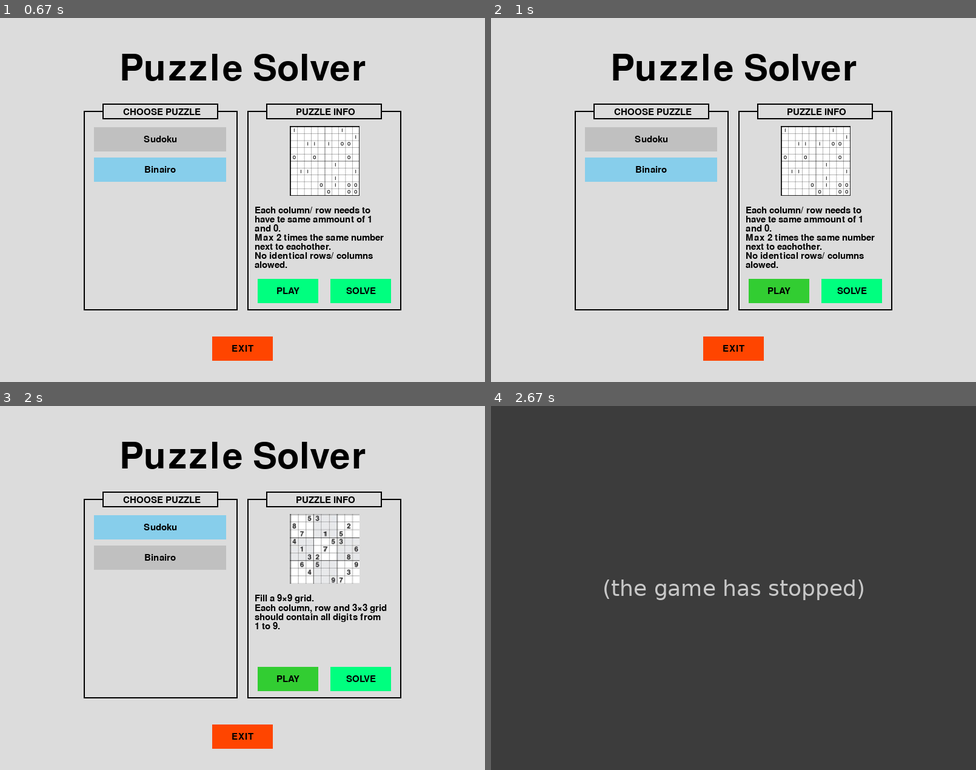
Above: before the commit, frames 1-4 (two rows, left to right).
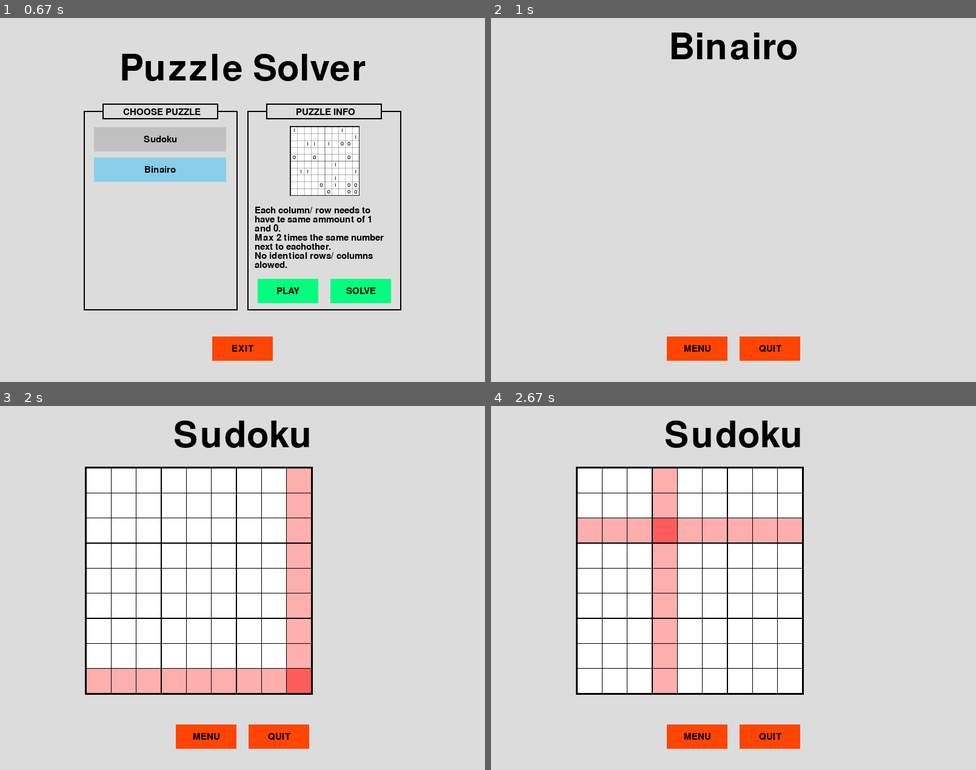
Above: after the commit, the same moments.

Repository: ChristopheVdE/Puzzle-solver
Game: pygame game, started from Application/Pygame/MainMenu.py
Two runs of this game, one before a commit and one after it. Both use one fixed random seed, a clock stepped at 60 frames per second and the inputs below.
Inputs (mouse positions are in pixels of both pictures, inside the frame that each line leads up to):
- Up to frame 1 (0.67 s): click "Binairo" at 0.38 s
- Up to frame 2 (1 s): click "PLAY" at 0.72 s
- Up to frame 3 (2 s): press the mouse at (203, 737) at 1.03 s; move the mouse to (189, 624) at 1.13 s; release the mouse at (174, 511) at 1.27 s; press the mouse at (160, 526) at 1.37 s; move the mouse to (179, 588) at 1.47 s; release the mouse at (194, 646) at 1.6 s; click "PLAY" at 1.72 s
- Up to frame 4 (2.67 s): press the mouse at (588, 580) at 2.03 s; move the mouse to (728, 649) at 2.13 s; release the mouse at (869, 719) at 2.27 s; press the mouse at (588, 580) at 2.37 s; move the mouse to (631, 555) at 2.47 s; release the mouse at (670, 529) at 2.6 s

Frame 1 is identical in both runs. In frame 2, 14% of the frame differs, in the area x 17-83%, y 4-95%; in frame 3, 36%; in frame 4, 100%, in the area x 0-100%, y 0-100%.
Before the commit the program exited at 2.13 s; later frames show no game.

Commit message:
menu to classe (part3)
Done

Diff:
--- a/Application/Pygame/MainMenu.py
+++ b/Application/Pygame/MainMenu.py
@@ -9,6 +9,7 @@
 import os
 import pygame
 from Menu import Button, CenteredText, MultiLineText, Submenu
+import time
 # ==========================================================================================================
 
 # FUNCTIONS ================================================================================================
@@ -61,11 +62,11 @@
 
 # MAIN MENU =================================================================================================
 def MainMenu():
+    #time.sleep(0.1)
     menu = True
     # if button was Pressed
     SudokuSelected = False
     BinairoSelected = False
-
 # MAIN LOOP ------------------------------------------------------------------------------------------------
     while menu:
         for event in pygame.event.get():
@@ -79,7 +80,6 @@
     # Title
         MenuTitle = CenteredText("Puzzle Solver", TitleFont, black, ScreenWidth/2, ScreenHeight/7)
         MenuTitle.render(Screen)
-
 # [SUBMENU] CHOOSE PUZZLE ----------------------------------------------------------------------------------
     # Title
         PuzzleType = Submenu(Screen, 140, ScreenHeight/7 + 70, 250, 325, black, BackgroundColor)
@@ -93,7 +93,6 @@
         Binairo = Button(Screen, 155, ScreenHeight / 7 + 145, 218, 40, ButtonColor, HighlightColor, BinairoSelected)
         Binairo.render(mouse)
         Binairo.text(ButtonFont, black, "Binairo")
-
 # [SUBMENU] PUZZLE INFO ------------------------------------------------------------------------------------
     # GENERAL ----------------------------------------------------------------------------------------------
         PuzzleInfo = Submenu(Screen, 140 + 270, ScreenHeight/7 + 70, 250, 325, black, BackgroundColor)
@@ -113,12 +112,12 @@
             Play.render(mouse)
             Play.text(ButtonFont, black, "PLAY")
             SelectedGame = Play.functionality(mouse, click, ActivateGameLoop("SudokuPlay"))
+            if SelectedGame: return SelectedGame
         # Solve button
-            Play = Button(Screen, PuzzleInfo.X + 135, PuzzleInfo.Y + PuzzleInfo.Height - 50, 100, 40, Playbutton, PlayHighlight)
-            Play.render(mouse)
-            Play.text(ButtonFont, black, "SOLVE")
-            SelectedGame = Play.functionality(mouse, click, ActivateGameLoop("SudokuSolve"))
-        # Return SelectedGame
+            Solve = Button(Screen, PuzzleInfo.X + 135, PuzzleInfo.Y + PuzzleInfo.Height - 50, 100, 40, Playbutton, PlayHighlight)
+            Solve.render(mouse)
+            Solve.text(ButtonFont, black, "SOLVE")
+            SelectedGame = Solve.functionality(mouse, click, ActivateGameLoop("SudokuSolve"))
             if SelectedGame: return SelectedGame
     # PUZZLE INFO: BINAIRO ---------------------------------------------------------------------------------
         # Sudoku button activation
@@ -134,14 +133,13 @@
             Play.render(mouse)
             Play.text(ButtonFont, black, "PLAY")
             SelectedGame = Play.functionality(mouse, click, ActivateGameLoop("BinairoPlay"))
+            if SelectedGame: return SelectedGame
         # Solve button
-            Play = Button(Screen, PuzzleInfo.X + 135, PuzzleInfo.Y + PuzzleInfo.Height - 50, 100, 40, Playbutton, PlayHighlight)
-            Play.render(mouse)
-            Play.text(ButtonFont, black, "SOLVE")
-            SelectedGame = Play.functionality(mouse, click, ActivateGameLoop("BinairoSolve"))
-        # Return SelectedGame
-            if SelectedGame: return SelectedGame
-
+            Solve = Button(Screen, PuzzleInfo.X + 135, PuzzleInfo.Y + PuzzleInfo.Height - 50, 100, 40, Playbutton, PlayHighlight)
+            Solve.render(mouse)
+            Solve.text(ButtonFont, black, "SOLVE")
+            SelectedGame = Solve.functionality(mouse, click, ActivateGameLoop("BinairoSolve"))
+            if SelectedGame: return SelectedGame
 # EXIT BUTTON ----------------------------------------------------------------------------------------------
         Exit = Button(Screen, ScreenWidth/2 - 50, ScreenHeight - 75, 100, 40, NavigationColor, NavigationHighlight)
         Exit.render(mouse)
@@ -156,59 +154,52 @@
 
 # GAME LOOP: Sudoku ========================================================================================
 def Sudoku_GameLoop():
-    running = True
-
 # IMPORT SUDOKU SCRIPTS ------------------------------------------------------------------------------------
     from Sudoku import board
-
-# MAIN LOOP ------------------------------------------------------------------------------------------------
+# MAIN LOOP ------------------------------------------------------------------------------------------------
+    running = True
     while running:
         for event in pygame.event.get():
             if event.type == pygame.QUIT:
                 running = False
 
-    # Wheter or not to return to menu when leaving the sudoku window
-        BackToMenu = False
     # Set background color
         Screen.fill((BackgroundColor))
     # Display title
-        TextObject("Sudoku", TitleFont, black, int(ScreenWidth / 2), 50)
+        Title = CenteredText("Sudoku", TitleFont, black, int(ScreenWidth / 2), 50)
+        Title.render(Screen)
     # Get mouse position & track mouse-clicks
         mouse = pygame.mouse.get_pos()
         click = pygame.mouse.get_pressed()
-
 # BOARD ----------------------------------------------------------------------------------------------------
         grid = board(Screen, 9, (140,100))
         grid.DarwBoardBackground(black)
         grid.DrawCubes((255, 255, 255))
         grid.HiglightLines(NavigationColor, mouse)
-
 # NAVIGATION BUTTONS ---------------------------------------------------------------------------------------
     # Menu button
-        Button("MENU", (ScreenWidth / 2 - 110, ScreenHeight - 75), 100, 40, NavigationColor, NavigationHighlight, mouse)
-        if (ScreenWidth / 2 - 110) + 100 > mouse[0] > (ScreenWidth / 2 - 110) and (ScreenHeight - 75) + 40 > mouse[1] > (ScreenHeight - 75) and click[0] == 1:
-            return ActivateGameLoop("Menu")
-            # BackToMenu = True
-            # running = False
+        Menu = Button(Screen, ScreenWidth / 2 - 110, ScreenHeight - 75, 100, 40, NavigationColor, NavigationHighlight)
+        Menu.render(mouse)
+        Menu.text(ButtonFont, black, "MENU")
+        SelectedGame = Menu.functionality(mouse, click, ActivateGameLoop("Menu"))
+        if SelectedGame: return SelectedGame
     # EXIT Button
-        Button("EXIT", (ScreenWidth / 2 + 10, ScreenHeight - 75), 100, 40, NavigationColor, NavigationHighlight, mouse)
-        if (ScreenWidth / 2 + 10) + 100 > mouse[0] > (ScreenWidth / 2 + 10) and (ScreenHeight - 75) + 40 > mouse[1] > (ScreenHeight - 75) and click[0] == 1:
-            return ActivateGameLoop("Quit")
-
+        Exit = Button(Screen, ScreenWidth / 2 +10, ScreenHeight - 75, 100, 40, NavigationColor, NavigationHighlight)
+        Exit.render(mouse)
+        Exit.text(ButtonFont, black, "QUIT")
+        SelectedGame = Menu.functionality(mouse, click, ActivateGameLoop("Quit"))
+        if SelectedGame: return SelectedGame
 # UPDATE DISPLAY -------------------------------------------------------------------------------------------
         pygame.display.update()
-
 # COMPLETELY CLOSE THE GAME WHEN SCREEN IS CLOSED ----------------------------------------------------------
     return ActivateGameLoop("Quit")
-    # if not BackToMenu:
-    #     quitgame()
 # ==========================================================================================================
 
 # GAME LOOP: Binairo =======================================================================================
 def Binairo_GameLoop():
+# IMPORT SUDOKU SCRIPTS ------------------------------------------------------------------------------------
+# MAIN LOOP ------------------------------------------------------------------------------------------------
     running = True
-
-# MAIN LOOP ------------------------------------------------------------------------------------------------
     while running:
         for event in pygame.event.get():
             if event.type == pygame.QUIT:
@@ -219,33 +210,35 @@
     # Set background color
         Screen.fill(BackgroundColor)
     # Display title
-        TextObject("Binairo", TitleFont, black, int(ScreenWidth / 2), 50)
+        Title = CenteredText("Binairo", TitleFont, black, int(ScreenWidth / 2), 50)
+        Title.render(Screen)
     # Get mouse position & track mouse-clicks
         mouse = pygame.mouse.get_pos()
         click = pygame.mouse.get_pressed()
-
+# BOARD ----------------------------------------------------------------------------------------------------
 # NAVIGATION BUTTONS ---------------------------------------------------------------------------------------
     # Menu button
-        Button("MENU", (ScreenWidth / 2 - 110, ScreenHeight - 75), 100, 40, NavigationColor, NavigationHighlight, mouse)
-        if (ScreenWidth / 2 - 110) + 100 > mouse[0] > (ScreenWidth / 2 - 110) and (ScreenHeight - 75) + 40 > mouse[1] > (ScreenHeight - 75) and click[0] == 1:
-            BackToMenu = True
-            running = False
+        Menu = Button(Screen, ScreenWidth / 2 - 110, ScreenHeight - 75, 100, 40, NavigationColor, NavigationHighlight)
+        Menu.render(mouse)
+        Menu.text(ButtonFont, black, "MENU")
+        SelectedGame = Menu.functionality(mouse, click, ActivateGameLoop("Menu"))
+        if SelectedGame: return SelectedGame
     # EXIT Button
-        Button("EXIT", (ScreenWidth / 2 + 10, ScreenHeight - 75), 100, 40, NavigationColor, NavigationHighlight, mouse)
-        if (ScreenWidth / 2 + 10) + 100 > mouse[0] > (ScreenWidth / 2 + 10) and (ScreenHeight - 75) + 40 > mouse[1] > (ScreenHeight - 75) and click[0] == 1:
-            quitgame()
-
+        Exit = Button(Screen, ScreenWidth / 2 +10, ScreenHeight - 75, 100, 40, NavigationColor, NavigationHighlight)
+        Exit.render(mouse)
+        Exit.text(ButtonFont, black, "QUIT")
+        SelectedGame = Menu.functionality(mouse, click, ActivateGameLoop("Quit"))
+        if SelectedGame: return SelectedGame
 # UPDATE DISPLAY -------------------------------------------------------------------------------------------
         pygame.display.update()
-
 # COMPLETELY CLOSE THE GAME WHEN SCREEN IS CLOSED ----------------------------------------------------------
-    if not BackToMenu:
-        quitgame()
-# ==========================================================================================================
-
-# Start game
+    return ActivateGameLoop("Quit")
+# ==========================================================================================================
+
+# MAIN GAME LOOP ===========================================================================================
+# Set Start-screen to Menu ---------------------------------------------------------------------------------
 SelectedGame = ActivateGameLoop("Menu")
-
+# MAIN LOOP ------------------------------------------------------------------------------------------------
 while True:
     for game in SelectedGame:
         if game[0] == "Menu" and game[1] == True:
@@ -255,10 +248,9 @@
         elif game[0] == "SudokuSolve" and game[1] == True:
             SelectedGame = Sudoku_GameLoop()
         elif game[0] == "BinairoPlay" and game[1] == True:
-            Binairo_GameLoop()
+            SelectedGame = Binairo_GameLoop()
         elif game[0] == "BinairoSolve" and game[1] == True:
-            Binairo_GameLoop()
+            SelectedGame = Binairo_GameLoop()
         elif game[0] == "Quit" and game[1] == True:
             quitgame()
-
-#quitgame()
+# ==========================================================================================================
--- a/Application/Pygame/Menu.py
+++ b/Application/Pygame/Menu.py
@@ -32,7 +32,7 @@
         self.text.render(self.Screen)
 # Adding functionality to Button ---------------------------------------------------------------------------
     def functionality(self, mouse, click, function):
-        if self.X + self.Width > mouse[0] > self.X and self.Y + self.Height > mouse[1] > self.Height and click[0] == 1:
+        if self.X + self.Width > mouse[0] > self.X and self.Y + self.Height > mouse[1] > self.Y and click[0] == 1:
             return function # OR return function
 # ==========================================================================================================
 
